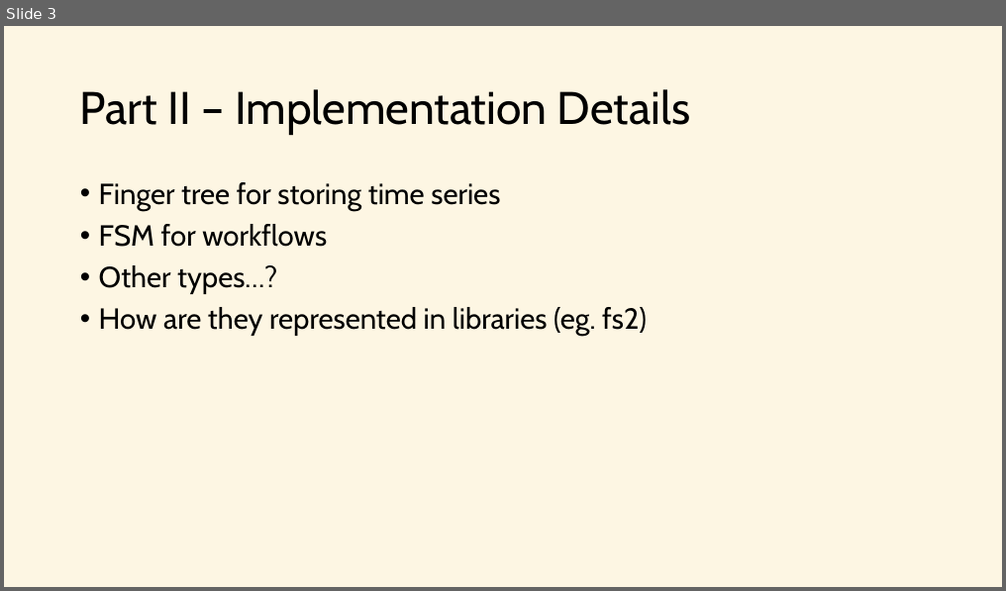
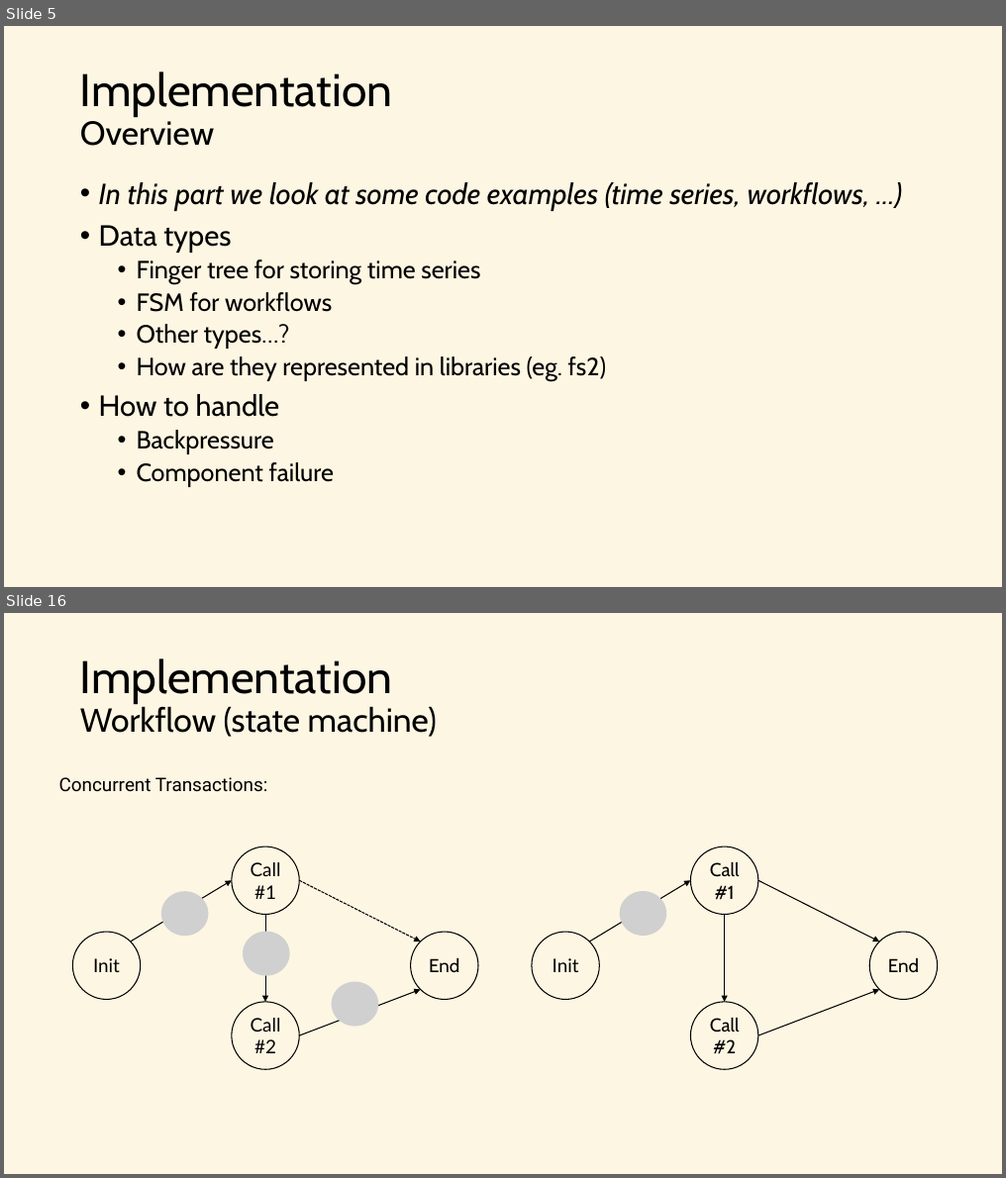
Before and after one commit to j-mueller/talks, a slide deck: 2016-12-scala-exchange/stream-processing.pptx. Shown one above the other, each under a label of ours: slide 3 before the commit, slides 5 and 16 after it; the slides between them are not shown. The pictures are 1006x591 and 1006x1178 pixels, drawn with LibreOffice and Linux fonts; fonts in the diff are those of the drawing; grey boxes stand for pictures. Boxes give left, top, right and bottom in pixels: in the first picture for what was removed or moved away, otherwise in the second. Text is boxed around its words. In the diff, an @@ line names an element or a change of style, - is before the commit and + after.

```diff
--- a/2016-12-scala-exchange/stream-processing.pptx
+++ b/2016-12-scala-exchange/stream-processing.pptx
@@ slide 16 added at (x1=4, y1=613, x2=1002, y2=1174), background #FDF6E3 @@
@@ title added at (x1=80, y1=659, x2=437, y2=737), 32 pt, text #000000 @@
+Implementation
+Workflow (state machine)
@@ text added at (x1=59, y1=777, x2=268, y2=792), 18 pt, text #000000 @@
+Concurrent Transactions:
@@ ellipse added at (x1=232, y1=847, x2=300, y2=915), outline #000000 1 pt, 18 pt, text #000000 @@
+Call #1
@@ ellipse added at (x1=690, y1=847, x2=758, y2=915), outline #000000 1 pt, 18 pt, text #000000 @@
+Call #1
@@ arrow added from (131, 942) to (232, 880), #000000 1 pt @@
@@ picture added at (x1=161, y1=891, x2=208, y2=936) @@
@@ arrow added from (300, 880) to (420, 942), #000000 1 pt dashed @@
@@ arrow added from (589, 942) to (690, 880), #000000 1 pt @@
@@ picture added at (x1=620, y1=891, x2=666, y2=936) @@
@@ arrow added from (758, 880) to (880, 942), #000000 1 pt @@
@@ ellipse added at (x1=73, y1=932, x2=141, y2=1000), outline #000000 1 pt, 18 pt, text #000000 @@
+Init
@@ picture added at (x1=243, y1=931, x2=290, y2=975) @@
@@ arrow added from (265, 915) to (265, 1002), #000000 1 pt @@
@@ ellipse added at (x1=411, y1=932, x2=478, y2=1000), outline #000000 1 pt, 18 pt, text #000000 @@
+End
@@ ellipse added at (x1=532, y1=932, x2=600, y2=1000), outline #000000 1 pt, 18 pt, text #000000 @@
+Init
@@ arrow added from (725, 915) to (725, 1002), #000000 1 pt @@
@@ ellipse added at (x1=869, y1=932, x2=938, y2=1000), outline #000000 1 pt, 18 pt, text #000000 @@
+End
@@ arrow added from (300, 1036) to (420, 989), #000000 1 pt @@
@@ picture added at (x1=331, y1=982, x2=378, y2=1026) @@
@@ arrow added from (758, 1036) to (880, 989), #000000 1 pt @@
@@ ellipse added at (x1=232, y1=1002, x2=300, y2=1070), outline #000000 1 pt, 18 pt, text #000000 @@
+Call #2
@@ ellipse added at (x1=690, y1=1002, x2=758, y2=1070), outline #000000 1 pt, 18 pt, text #000000 @@
+Call #2
@@ what was slide 3 is now slide 5 @@
@@ slide 5 changed as well @@
@@ title at (x1=80, y1=72, x2=392, y2=146): text changed @@
-Part II – Implementation Details
+Implementation
+Overview
@@ text at (x1=99, y1=182, x2=870, y2=253): paragraphs added @@
+• In this part we look at some code examples (time series, workflows, …)
+• Data types
@@ text at (x1=137, y1=260, x2=607, y2=381): size 28 to 24 pt in "Finger tree for storing time series", "FSM for workflows", "Other types…?", "How are they represented in libraries (eg. ..."; list level 1 to 2 in "Finger tree for storing time ..."; list level 1 to 2 in "FSM for workflows"; list level 1 to 2 in "Other types…?"; list level 1 to 2 in "How are they represented in ..." @@
@@ text at (x1=99, y1=394, x2=334, y2=487): paragraphs added @@
+• How to handle
+  • Backpressure
+  • Component failure
```
Also in this commit, not shown: 2 other slides changed, 17 other slides added, 1 slide removed, 2 other files.
